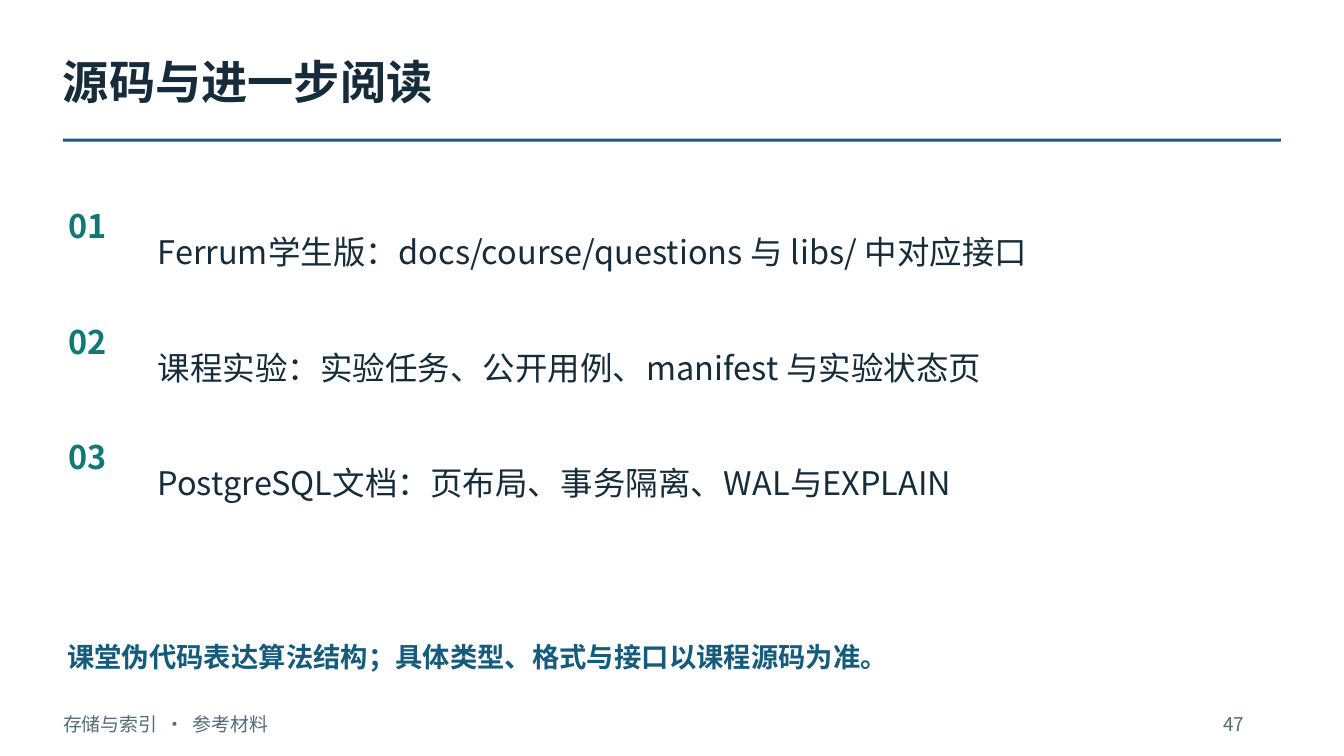
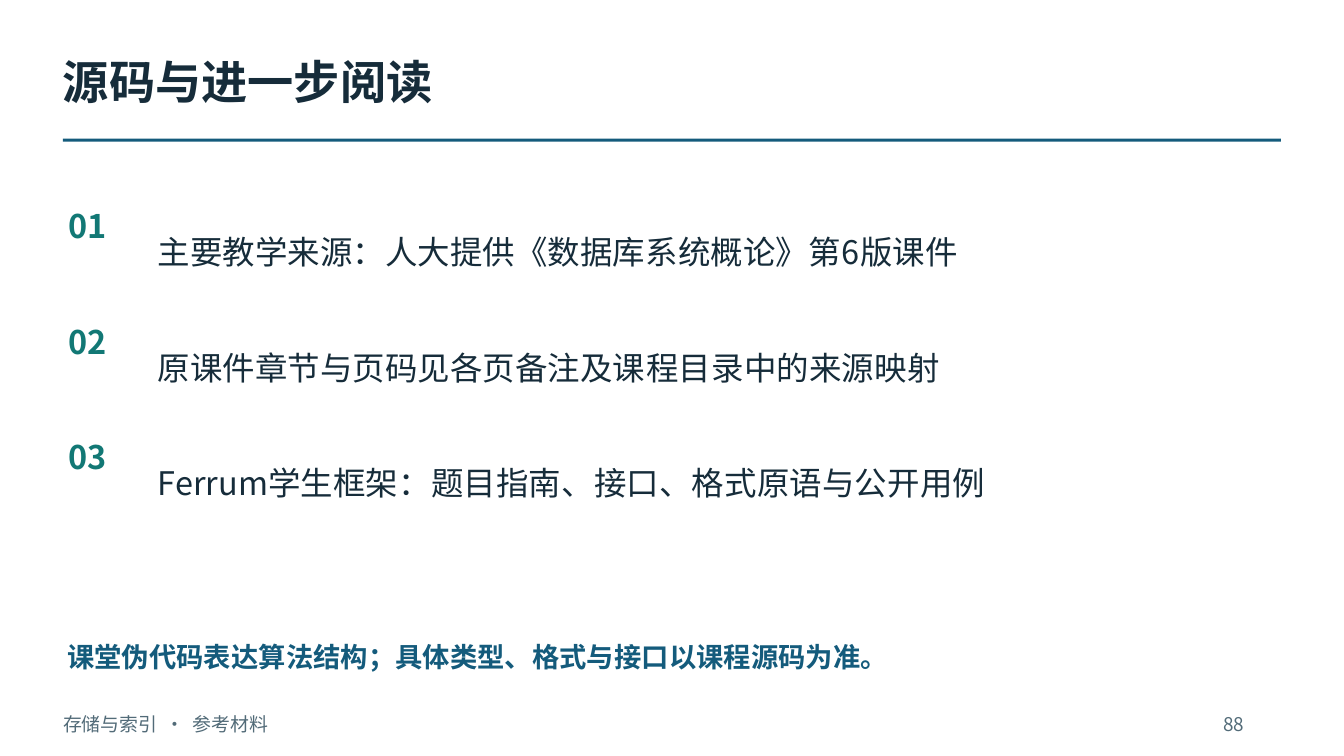
Before and after one commit to intellistream/database-kernel-course-student, a slide deck: slide 88 of 01_课件（第6版）/02_存储与索引.pptx (slide 47 before the commit). Drawn at 1344x756 pixels with LibreOffice and Linux fonts; fonts in the diff are those of the drawing. Boxes give left, top, right and bottom in pixels: in the first picture for what was removed or moved away, otherwise in the second. Text is boxed around its words. In the diff, an @@ line names an element or a change of style, - is before the commit and + after.

Commit message:
Expand five course modules with textbook mechanisms and worked examples

```diff
--- a/01_课件（第6版）/02_存储与索引.pptx
+++ b/01_课件（第6版）/02_存储与索引.pptx
@@ text at bbox=[158, 236, 958, 267]: text changed @@
-Ferrum学生版：docs/course/questions 与 libs/ 中对应接口
+主要教学来源：人大提供《数据库系统概论》第6版课件
@@ text at bbox=[158, 352, 940, 383]: text changed @@
-课程实验：实验任务、公开用例、manifest 与实验状态页
+原课件章节与页码见各页备注及课程目录中的来源映射
@@ text at bbox=[158, 467, 985, 498]: text changed @@
-PostgreSQL文档：页布局、事务隔离、WAL与EXPLAIN
+Ferrum学生框架：题目指南、接口、格式原语与公开用例
@@ text at bbox=[1223, 717, 1244, 731]: text changed @@
-47
+88
```
Also in this commit, not shown: 43 other slides changed, 41 slides added, 9 other files.
